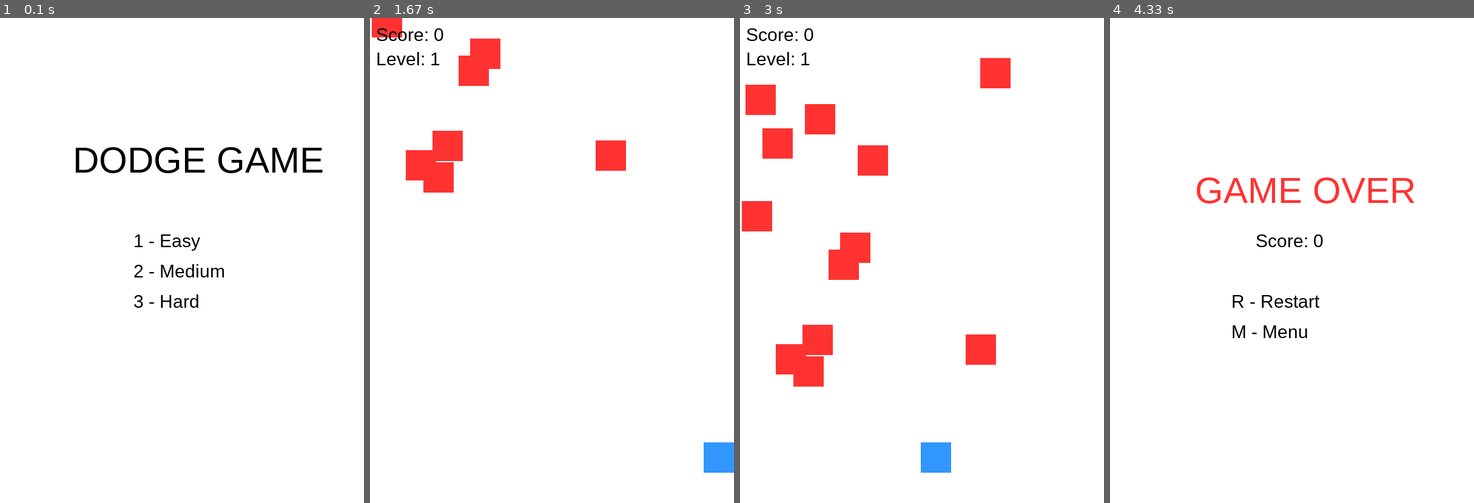
Above: before the commit, frames 1-4 (left to right).
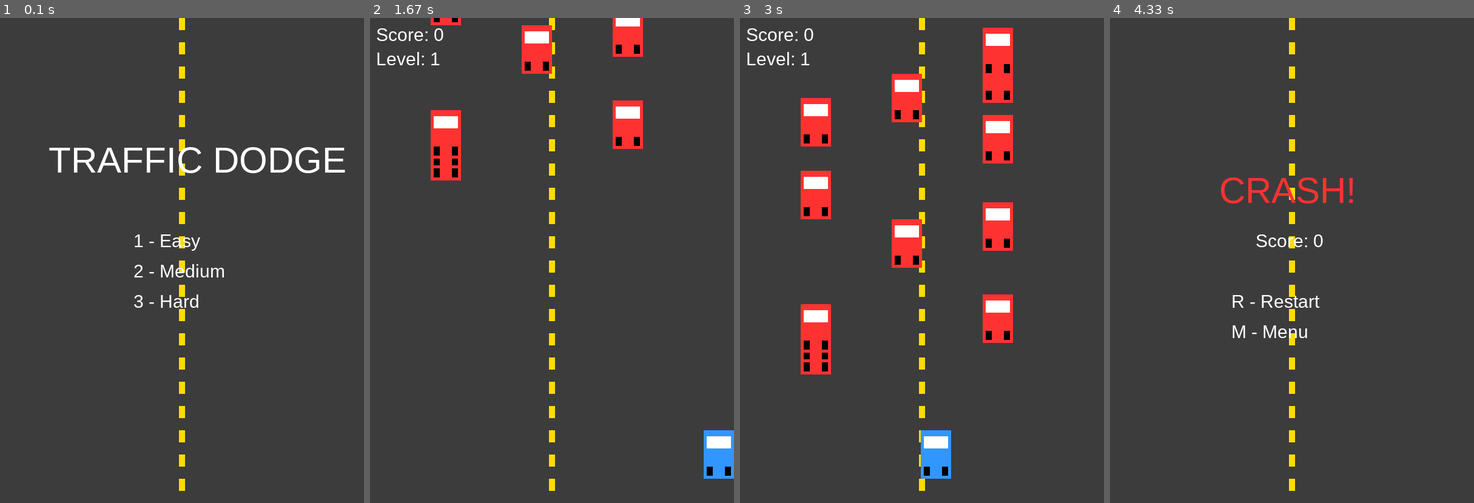
Above: after the commit, the same moments.

Repository: 7mi7miwork/level3-woche3-26
Game: pygame game, started from Dodge_Block_Verbessert.py
The game is run twice, just before and just after one commit, with the same random seed, the same clock (stepped at 60 frames per second) and the same inputs.
Inputs:
- Up to frame 1 (0.1 s): no input
- Up to frame 2 (1.67 s): tap 1 at 0.33 s; hold Right 0.67-1.13 s; hold Right 1.17-1.63 s
- Up to frame 3 (3 s): hold Left 1.67-2.2 s; hold Left 2.23-2.63 s; hold Right from 2.67 s (still down)
- Up to frame 4 (4.33 s): release Right at 3.3 s; hold Left 3.33-3.8 s; hold Right 3.83-4.3 s

The runs differ from the first frame. In frame 1, 99% of the frame differs, in the area x 0-100%, y 0-100%; in frame 2, 98%; in frame 3, 97%; in frame 4, 100%.

Commit message:
Update Dodge_Block_Verbessert.py

Diff:
--- a/Dodge_Block_Verbessert.py
+++ b/Dodge_Block_Verbessert.py
@@ -6,10 +6,12 @@
 # Fenster
 WIDTH, HEIGHT = 600, 800
 screen = pygame.display.set_mode((WIDTH, HEIGHT))
-pygame.display.set_caption("Dodge the Blocks")
+pygame.display.set_caption("Traffic Dodge")
 
 # Farben
 WHITE = (255, 255, 255)
+GRAY = (60, 60, 60)
+YELLOW = (255, 220, 0)
 BLUE = (50, 150, 255)
 RED = (255, 50, 50)
 BLACK = (0, 0, 0)
@@ -20,48 +22,59 @@
 
 clock = pygame.time.Clock()
 
-# Spielzustände
+# Zustände
 MENU = "menu"
 PLAYING = "playing"
 GAME_OVER = "game_over"
-
 game_state = MENU
 
-# Globale Variablen
+# Straße zeichnen
+def draw_road():
+    screen.fill(GRAY)
+
+    # Mittellinie (gestrichelt)
+    for y in range(0, HEIGHT, 40):
+        pygame.draw.rect(screen, YELLOW, (WIDTH//2 - 5, y, 10, 20))
+
+# Auto zeichnen
+def draw_car(x, y, color):
+    pygame.draw.rect(screen, color, (x, y, 50, 80))  # Karosserie
+    pygame.draw.rect(screen, WHITE, (x+5, y+10, 40, 20))  # Fenster
+    pygame.draw.rect(screen, BLACK, (x+5, y+60, 10, 15))  # Räder
+    pygame.draw.rect(screen, BLACK, (x+35, y+60, 10, 15))
+
+# Reset
 def reset_game(difficulty):
-    global player_x, player_y, blocks, score, level, block_speed, spawn_rate
+    global player_x, player_y, cars, score, level, speed, spawn_rate
 
-    player_x = WIDTH // 2
-    player_y = HEIGHT - 100
+    player_x = WIDTH // 2 - 25
+    player_y = HEIGHT - 120
 
-    blocks = []
+    cars = []
     score = 0
     level = 1
 
     if difficulty == "easy":
-        block_speed = 4
+        speed = 4
         spawn_rate = 40
     elif difficulty == "hard":
-        block_speed = 7
+        speed = 8
         spawn_rate = 20
     else:
-        block_speed = 5
+        speed = 5
         spawn_rate = 30
 
 difficulty = "medium"
 
 running = True
-
 while running:
-    screen.fill(WHITE)
+    draw_road()
 
     for event in pygame.event.get():
         if event.type == pygame.QUIT:
             running = False
 
         if event.type == pygame.KEYDOWN:
-
-            # MENU
             if game_state == MENU:
                 if event.key == pygame.K_1:
                     difficulty = "easy"
@@ -76,7 +89,6 @@
                     reset_game(difficulty)
                     game_state = PLAYING
 
-            # GAME OVER
             elif game_state == GAME_OVER:
                 if event.key == pygame.K_r:
                     reset_game(difficulty)
@@ -86,69 +98,64 @@
 
     # -------- MENU --------
     if game_state == MENU:
-        title = big_font.render("DODGE GAME", True, BLACK)
-        screen.blit(title, (120, 200))
-
-        screen.blit(font.render("1 - Easy", True, BLACK), (220, 350))
-        screen.blit(font.render("2 - Medium", True, BLACK), (220, 400))
-        screen.blit(font.render("3 - Hard", True, BLACK), (220, 450))
+        screen.blit(big_font.render("TRAFFIC DODGE", True, WHITE), (80, 200))
+        screen.blit(font.render("1 - Easy", True, WHITE), (220, 350))
+        screen.blit(font.render("2 - Medium", True, WHITE), (220, 400))
+        screen.blit(font.render("3 - Hard", True, WHITE), (220, 450))
 
     # -------- SPIEL --------
     elif game_state == PLAYING:
 
-        # Spieler
-        player_size = 50
-        player_speed = 7
-
         keys = pygame.key.get_pressed()
         if keys[pygame.K_LEFT]:
-            player_x -= player_speed
+            player_x -= 7
         if keys[pygame.K_RIGHT]:
-            player_x += player_speed
+            player_x += 7
 
-        player_x = max(0, min(WIDTH - player_size, player_x))
+        player_x = max(0, min(WIDTH - 50, player_x))
 
-        # Spawnen
+        # Gegner spawnen
         if random.randint(1, spawn_rate) == 1:
-            blocks.append([random.randint(0, WIDTH - 50), -50])
+            lane_x = random.choice([100, 250, 400])  # Fahrspuren
+            cars.append([lane_x, -100])
 
-        # Bewegen
-        for block in blocks:
-            block[1] += block_speed
+        # Bewegung
+        for car in cars:
+            car[1] += speed
 
         # Kollision + Score
-        for block in blocks[:]:
-            if (player_x < block[0] + 50 and
-                player_x + 50 > block[0] and
-                player_y < block[1] + 50 and
-                player_y + 50 > block[1]):
-
+        for car in cars[:]:
+            if (player_x < car[0] + 50 and
+                player_x + 50 > car[0] and
+                player_y < car[1] + 80 and
+                player_y + 80 > car[1]):
                 game_state = GAME_OVER
 
-            if block[1] > HEIGHT:
-                blocks.remove(block)
+            if car[1] > HEIGHT:
+                cars.remove(car)
                 score += 1
 
-        # Level Up
+        # Level
         if score // 10 + 1 > level:
             level += 1
-            block_speed += 0.5
+            speed += 0.5
             spawn_rate = max(10, spawn_rate - 2)
 
         # Zeichnen
-        pygame.draw.rect(screen, BLUE, (player_x, player_y, 50, 50))
-        for block in blocks:
-            pygame.draw.rect(screen, RED, (block[0], block[1], 50, 50))
+        draw_car(player_x, player_y, BLUE)
 
-        screen.blit(font.render(f"Score: {score}", True, BLACK), (10, 10))
-        screen.blit(font.render(f"Level: {level}", True, BLACK), (10, 50))
+        for car in cars:
+            draw_car(car[0], car[1], RED)
+
+        screen.blit(font.render(f"Score: {score}", True, WHITE), (10, 10))
+        screen.blit(font.render(f"Level: {level}", True, WHITE), (10, 50))
 
     # -------- GAME OVER --------
     elif game_state == GAME_OVER:
-        screen.blit(big_font.render("GAME OVER", True, RED), (140, 250))
-        screen.blit(font.render(f"Score: {score}", True, BLACK), (240, 350))
-        screen.blit(font.render("R - Restart", True, BLACK), (200, 450))
-        screen.blit(font.render("M - Menu", True, BLACK), (200, 500))
+        screen.blit(big_font.render("CRASH!", True, RED), (180, 250))
+        screen.blit(font.render(f"Score: {score}", True, WHITE), (240, 350))
+        screen.blit(font.render("R - Restart", True, WHITE), (200, 450))
+        screen.blit(font.render("M - Menu", True, WHITE), (200, 500))
 
     pygame.display.update()
     clock.tick(60)
